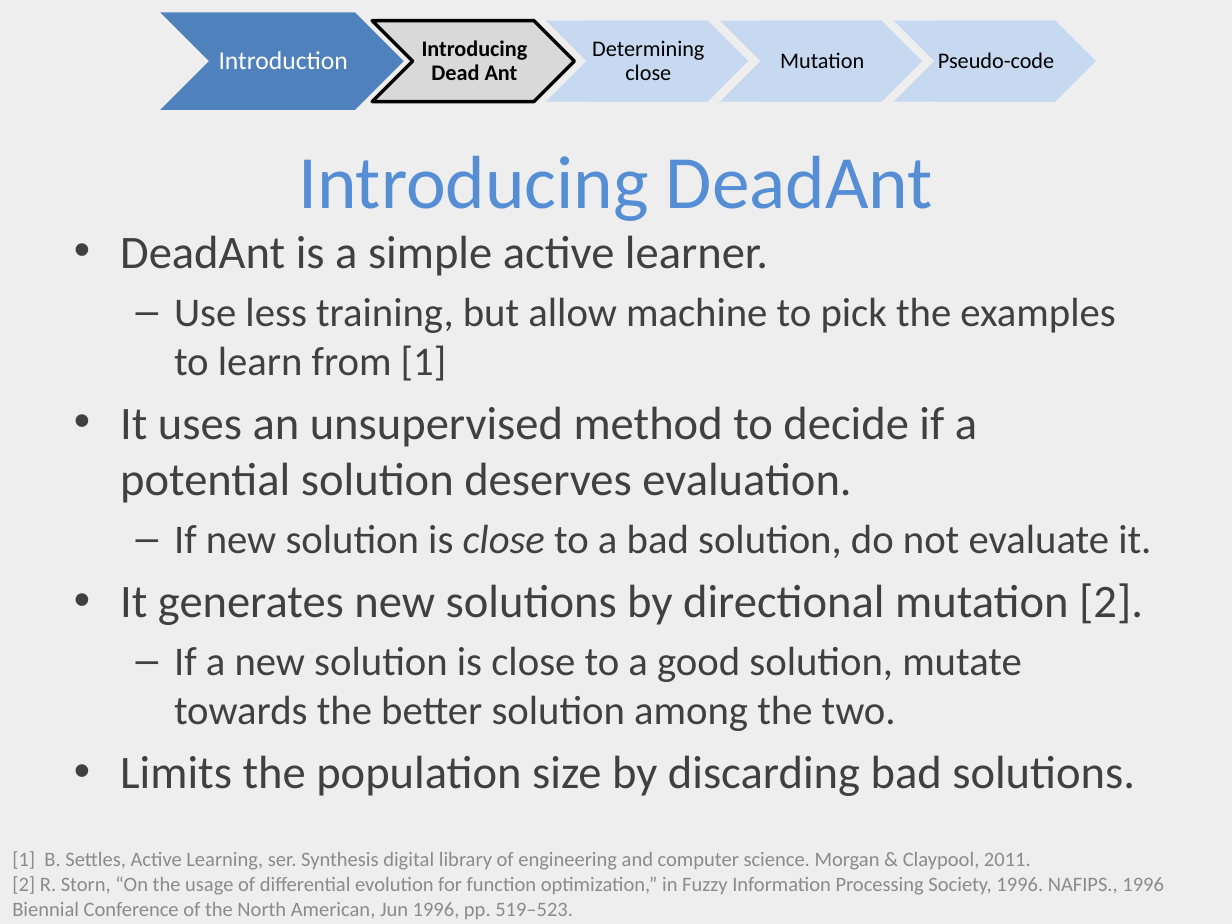
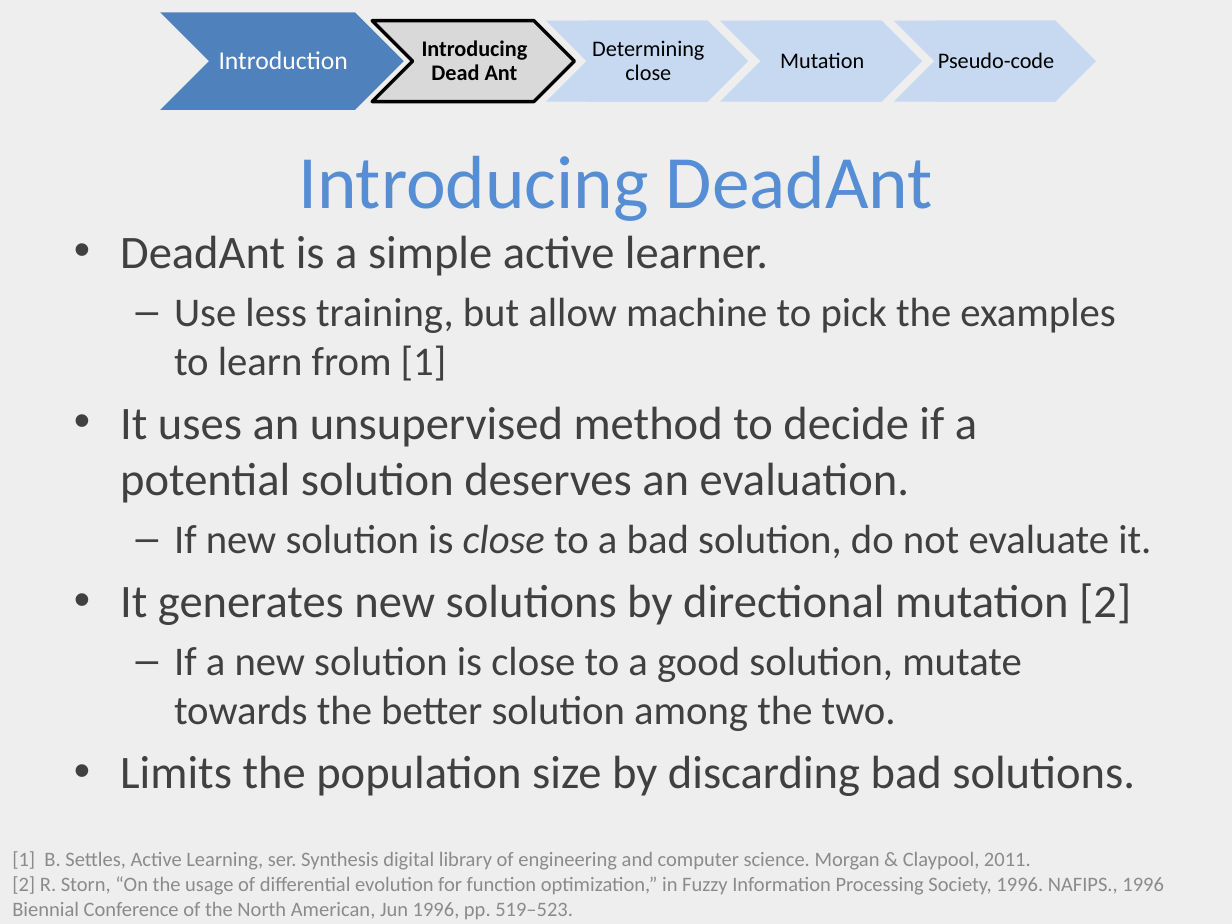
Before and after one commit to ai-se/Rahul, a slide deck: slide 3 of DEADANT/deadAnt.pptx. Drawn at 1232x924 pixels with LibreOffice and Linux fonts; fonts in the diff are those of the drawing. Boxes give left, top, right and bottom in pixels: in the first picture for what was removed or moved away, otherwise in the second. Text is boxed around its words. In the diff, an @@ line names an element or a change of style, - is before the commit and + after.

```diff
--- a/DEADANT/deadAnt.pptx
+++ b/DEADANT/deadAnt.pptx
@@ text at box(120, 406, 977, 503): text changed @@
-• It uses an unsupervised method to decide if a potential solution deserves evaluation.
+• It uses an unsupervised method to decide if a potential solution deserves an evaluation.
@@ text at box(120, 583, 1131, 625): text changed @@
-• It generates new solutions by directional mutation [2].
+• It generates new solutions by directional mutation [2]
```
Also in this commit, not shown: 7 other slides changed, 1 slide added, 1 slide removed.
